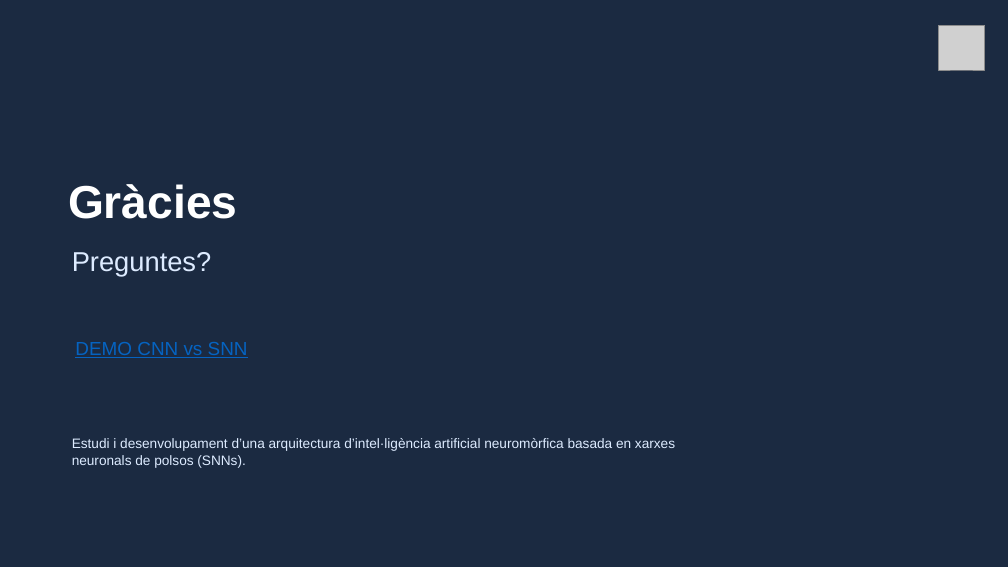
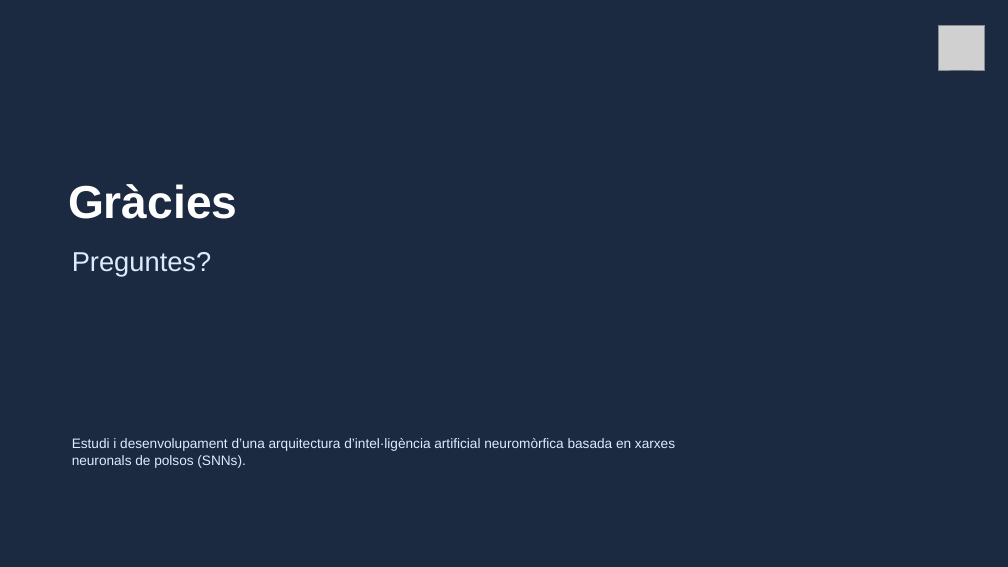
Before and after one commit to Alejandro03PH/TFG, a slide deck: slide 17 of Memoria/Presentacio_TFG.pptx. Drawn at 1008x567 pixels with LibreOffice and Linux fonts; fonts in the diff are those of the drawing; grey boxes stand for pictures. Boxes give left, top, right and bottom in pixels: in the first picture for what was removed or moved away, otherwise in the second. Text is boxed around its words. In the diff, an @@ line names an element or a change of style, - is before the commit and + after.

```diff
--- a/Memoria/Presentacio_TFG.pptx
+++ b/Memoria/Presentacio_TFG.pptx
@@ text removed at bbox=[75, 342, 248, 358] @@
-DEMO CNN vs SNN
```
Also in this commit, not shown: 15 other slides changed, 1 other file.
